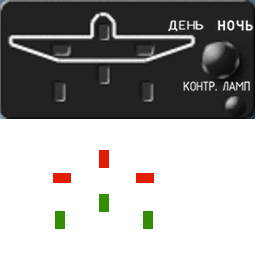
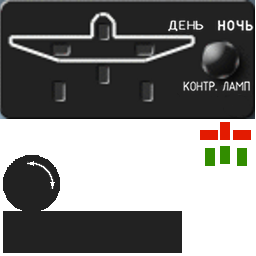
Comparing the layer stacks of the two w=256, h=256 images. Changes:
added layer "Буфер обмена#1" above "Буфер обмена#3" over [200, 130, 218, 140]
added layer "Буфер обмена#3" above "Буфер обмена#4" over [220, 122, 230, 140]
added layer "Буфер обмена#4" above "Буфер обмена#5" over [233, 130, 251, 140]
added layer "Буфер обмена#5" above "Буфер обмена#6" over [205, 148, 215, 166]
added layer "Буфер обмена#6" above "Буфер обмена#8" over [220, 146, 230, 164]
added layer "Буфер обмена#8" above "knob-1" over [27, 161, 33, 166]
added layer "knob-1" above "gear_knob.tga" over [34, 162, 55, 189]
added layer "knob" above "Буфер обмена#7" over [3, 155, 182, 253]
added layer "Буфер обмена#7" above "Новый слой" over [237, 148, 247, 166]
painted on "Новый слой" over [53, 150, 154, 229]
painted on "Буфер обмена" over [223, 94, 247, 118]
